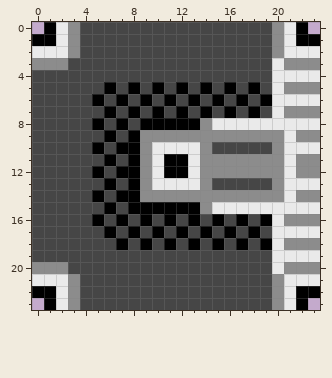
A pixel-art sprite gets an edit: res/sprites/Router.png. The picture above was drawn from the file before the commit.
The file is 24x24 pixels.
New version:
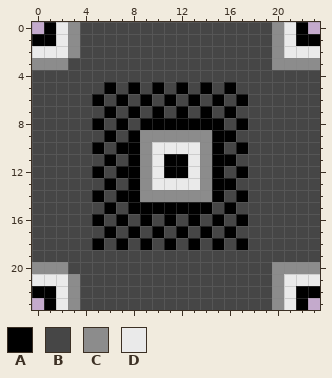
Palette (. is transparent): A #000000  B #464646  C #8c8c8c  D #eaeaea
Edits made:
y 3: x 20 D -> C
y 4: x 20..23 DDDD -> BBBB
y 5: x 18 A -> B; x 20..23 DCCC -> BBBB
y 6: x 19..23 ADDDD -> BBBBB
y 7: x 18 A -> B; x 20..23 DCCC -> BBBB
y 8: x 14..23 CDDDDDDDDD -> AABABBBBBB
y 9: x 15..23 CCCCCCDCC -> AABBBBBBB
y 10: x 15 B -> A; x 17 B -> A; x 20..23 CDDD -> BBBB
y 11: x 15..23 CCCCCCDCC -> AABBBBBBB
y 12: x 15..23 CCCCCCDCC -> ABABBBBBB
y 13: x 15..16 BB -> AA; x 20..23 CDDD -> BBBB
y 14: x 15..23 CCCCCCDCC -> ABABBBBBB
y 15: x 14..23 CDDDDDDDDD -> ABABBBBBBB
y 16: x 19..23 ADCCC -> BBBBB
y 17: x 18 A -> B; x 20..23 DDDD -> BBBB
y 18: x 5 B -> A; x 19..23 ADCCC -> BBBBB
y 19: x 20..23 DDDD -> BBBB
y 20: x 20 D -> C
